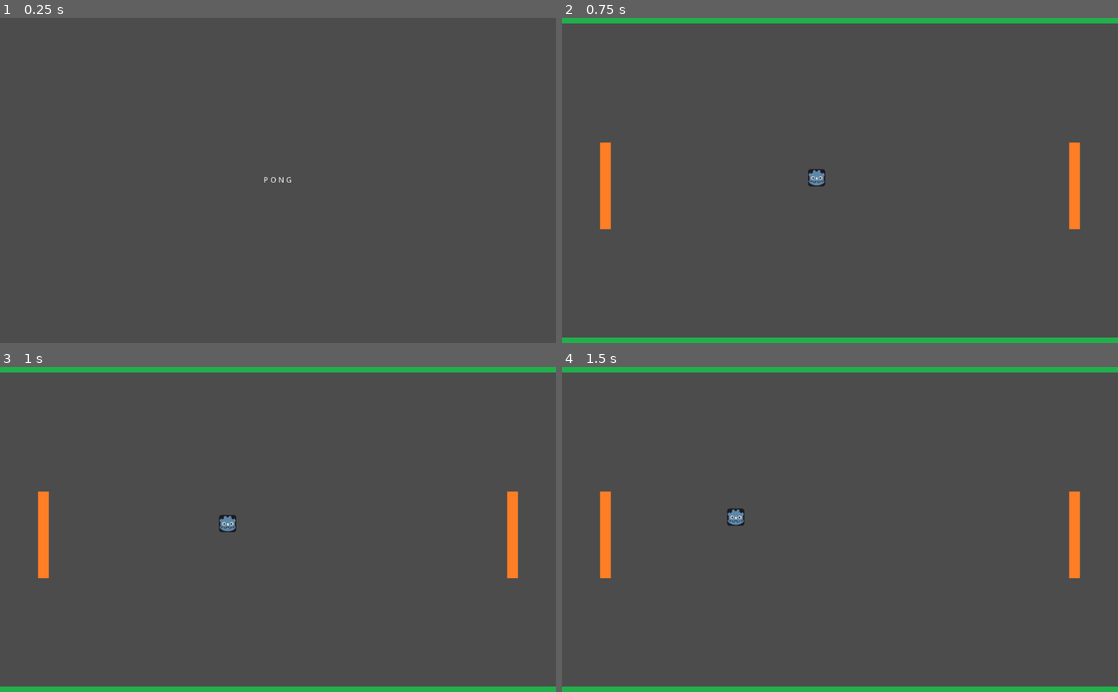
Above: before the commit, frames 1-4 (two rows, left to right).
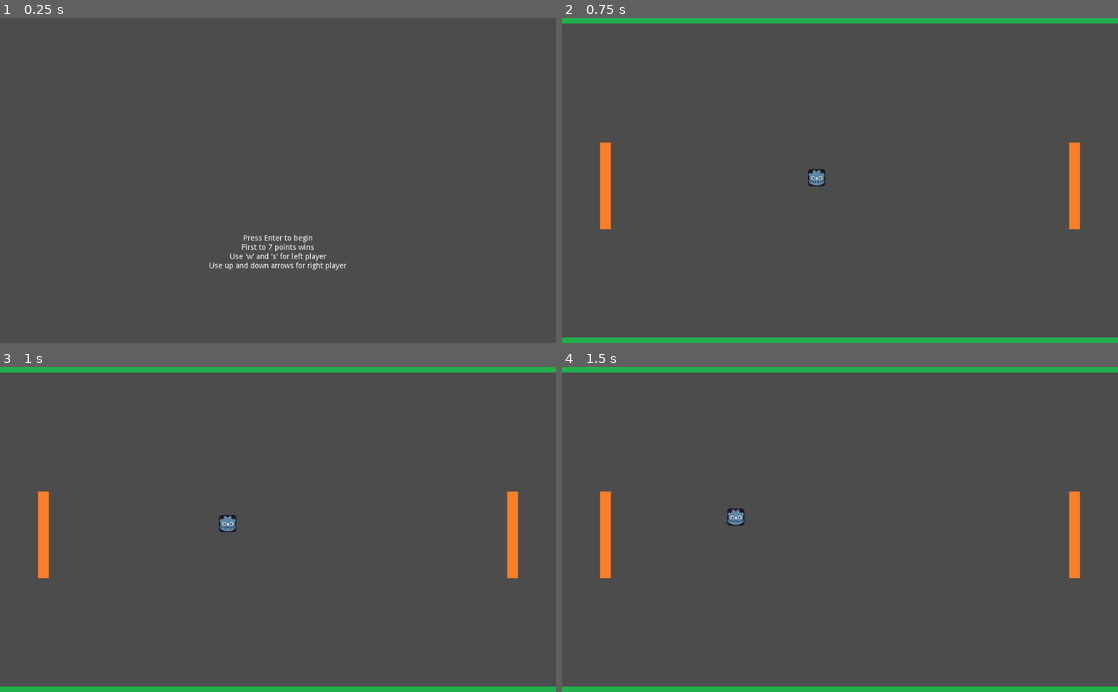
Above: after the commit, the same moments.

Repository: DanCorder/pong
Game: Godot game, scene res://title.tscn
The game is run twice, just before and just after one commit, with the same random seed, the same clock (stepped at 60 frames per second) and the same inputs.
Inputs:
- Up to frame 1 (0.25 s): no input
- Up to frame 2 (0.75 s): tap Enter (ui_accept) at 0.5 s
- Up to frame 3 (1 s): tap Enter (ui_accept) at 0.77 s
- Up to frame 4 (1.5 s): no input

The runs differ from the first frame. In frame 1, 0.6% of the frame differs, in the area x 37-63%, y 48-78%; in frame 2, nothing differs; in frame 3, nothing differs; in frame 4, nothing differs.

Commit message:
feat: Improve title screen

Diff:
--- a/title.tscn
+++ b/title.tscn
@@ -1,18 +1,37 @@
-[gd_scene load_steps=2 format=2]
+[gd_scene load_steps=3 format=2]
 
 [ext_resource path="res://title.gd" type="Script" id=1]
+[ext_resource path="res://assets/fonts/EdgeOfTheGalaxyRegular_80.tres" type="DynamicFont" id=2]
 
 [node name="Control" type="Control"]
 anchor_right = 1.0
 anchor_bottom = 1.0
 script = ExtResource( 1 )
+__meta__ = {
+"_edit_use_anchors_": false
+}
 
-[node name="Label" type="Label" parent="."]
+[node name="title" type="Label" parent="."]
+margin_top = 200.0
 margin_right = 1024.0
-margin_bottom = 600.0
+margin_bottom = 400.0
+custom_fonts/font = ExtResource( 2 )
 text = "P O N G"
 align = 1
 valign = 1
 __meta__ = {
 "_edit_use_anchors_": false
 }
+
+[node name="instructions" type="Label" parent="."]
+margin_top = 400.0
+margin_right = 1024.0
+margin_bottom = 600.0
+text = "Press Enter to begin
+First to 7 points wins
+Use 'w' and 's' for left player
+Use up and down arrows for right player"
+align = 1
+__meta__ = {
+"_edit_use_anchors_": false
+}
